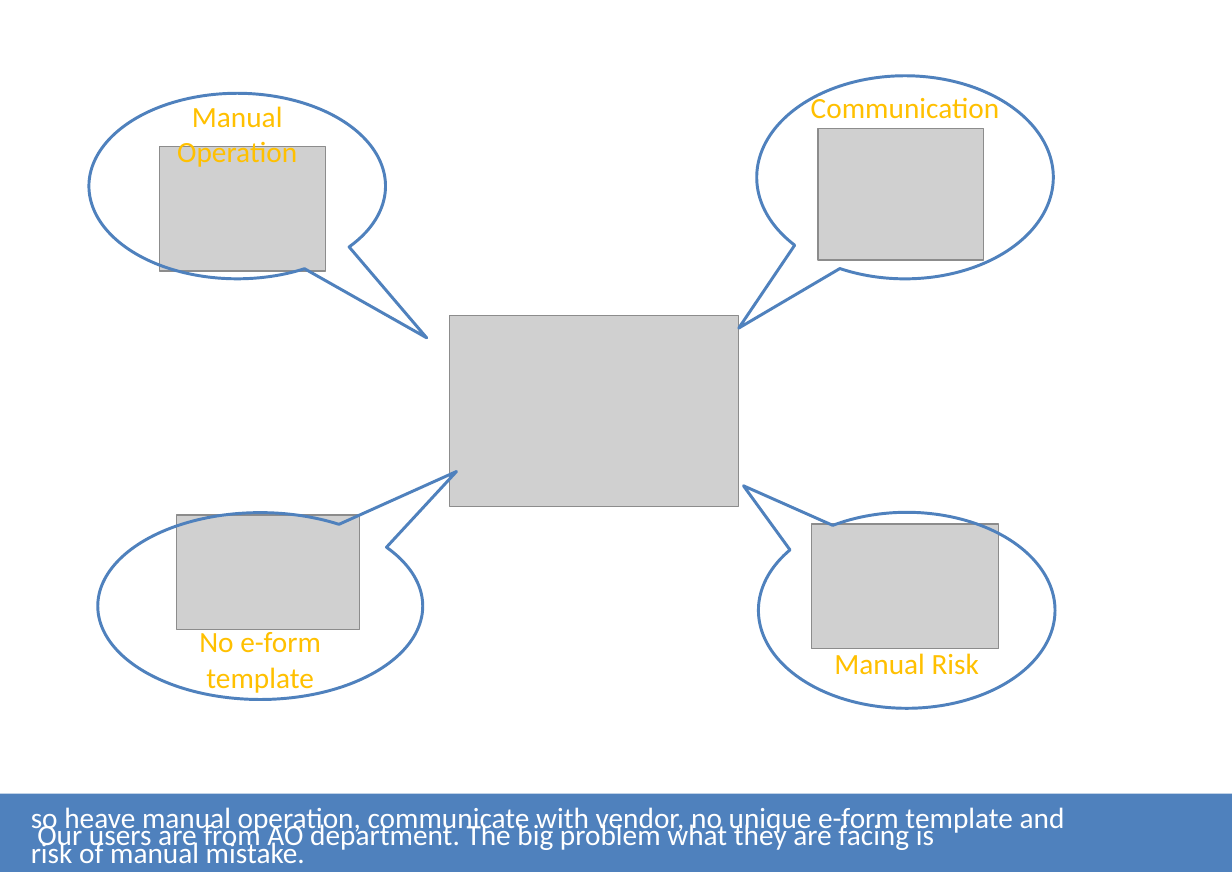
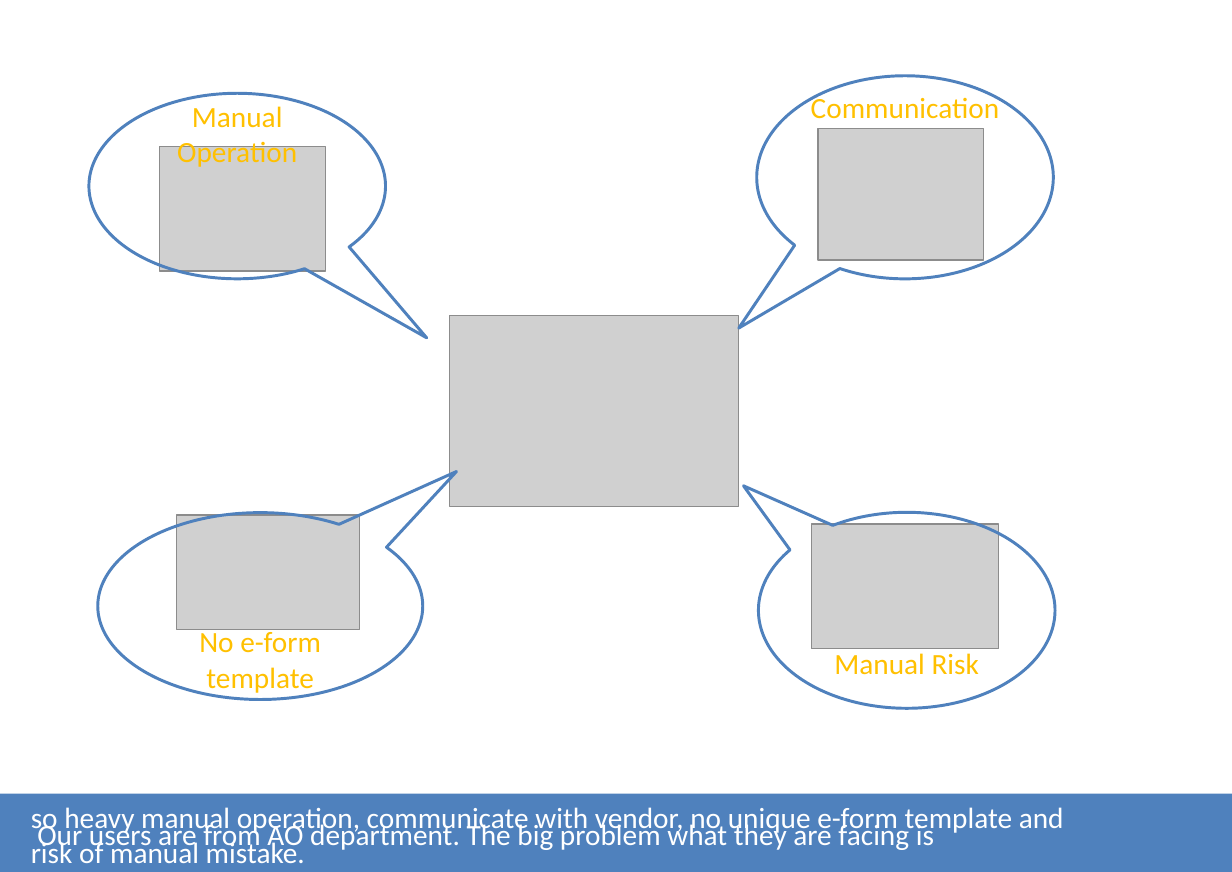
Before and after one commit to tjvictor/auto-scan, a slide deck: slide 2 of src/main/presentation/FinTechathon_2nd.pptx. Drawn at 1232x872 pixels with LibreOffice and Linux fonts; fonts in the diff are those of the drawing; grey boxes stand for pictures. Boxes give left, top, right and bottom in pixels: in the first picture for what was removed or moved away, otherwise in the second. Text is boxed around its words. In the diff, an @@ line names an element or a change of style, - is before the commit and + after.

```diff
--- a/src/main/presentation/FinTechathon_2nd.pptx
+++ b/src/main/presentation/FinTechathon_2nd.pptx
@@ text at (31, 807, 1064, 835): text changed @@
-so heave manual operation, communicate with vendor, no unique e-form template and
+so heavy manual operation, communicate with vendor, no unique e-form template and
```
Also in this commit, not shown: 3 other slides changed, 2 other files.
